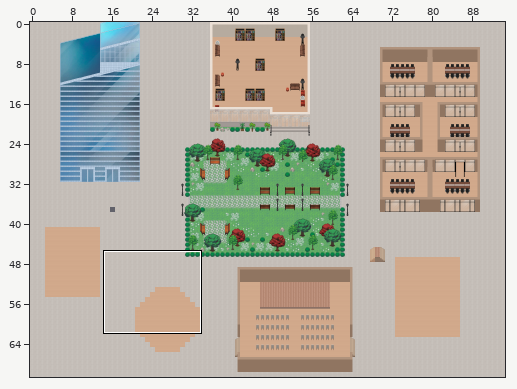
Tiled map (JSON): v1-wa-st-gobain.tmj. Above, an overview of the earlier version with the close-up marked.
Close-up. Before the commit:
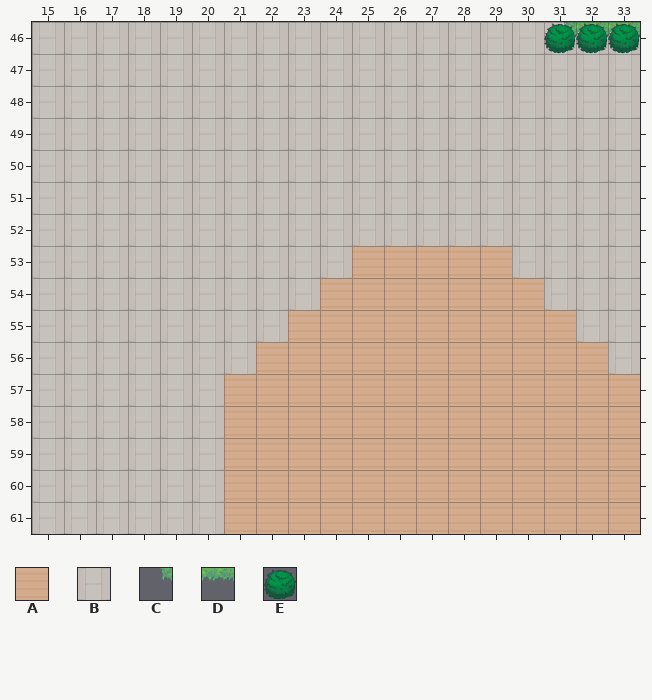
Cells are 32x32 px. Shown: x 15..33, y 46..61. The commit also changed other parts of the map, which this record leaves out. Tiles whose own drawing changed are shown in their newer look in all pictures.
Key: from "TEST_AssetVillage": A 128, B 196, C 834, D 835, E 1540.
_ is an empty cell.
Layers that did not change in this view are not listed.
Layer "floor/floor1" before, first column x 15:
46 BBBBBBBBBBBBBBBBBBB
47 BBBBBBBBBBBBBBBBBBB
48 BBBBBBBBBBBBBBBBBBB
49 BBBBBBBBBBBBBBBBBBB
50 BBBBBBBBBBBBBBBBBBB
51 BBBBBBBBBBBBBBBBBBB
52 BBBBBBBBBBBBBBBBBBB
53 BBBBBBBBBBAAAAABBBB
54 BBBBBBBBBAAAAAAABBB
55 BBBBBBBBAAAAAAAAABB
56 BBBBBBBAAAAAAAAAAAB
57 BBBBBBAAAAAAAAAAAAA
58 BBBBBBAAAAAAAAAAAAA
59 BBBBBBAAAAAAAAAAAAA
60 BBBBBBAAAAAAAAAAAAA
61 BBBBBBAAAAAAAAAAAAA
After the commit:
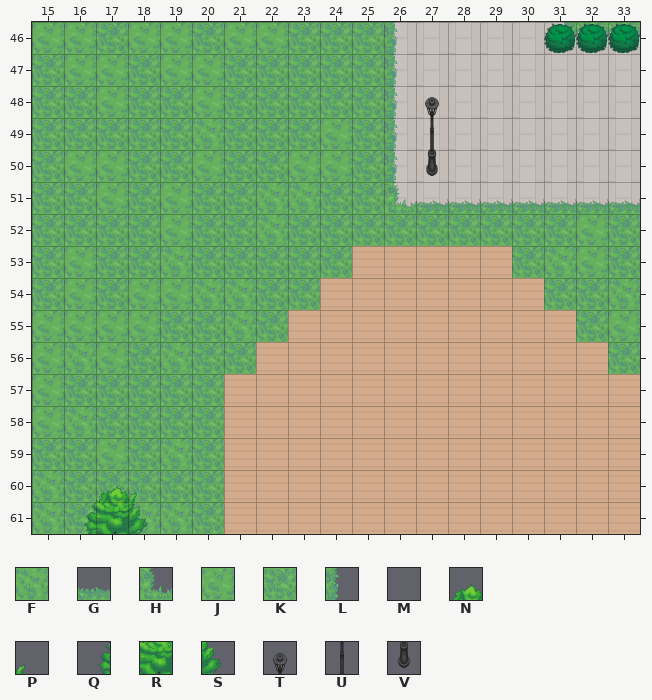
Further tiles: from "TEST_AssetVillage": F 705, G 707, H 710, J 769, K 771, L 772, M 963, N 964, P 965, Q 1027, R 1028, S 1029, T 2050, U 2114, V 2178.
Tiles of an added or newly shown layer are drawn over the layers below it.
From old to new:
Layer "floor/floor1":
y 46: x 15..25 BBBBBBBBBBB -> JJKJJKJJKKK
y 47: x 15..25 BBBBBBBBBBB -> KJJKJJKKKKK
y 48: x 15..25 BBBBBBBBBBB -> KKJKKJKKKKK
y 49: x 15..25 BBBBBBBBBBB -> KKKKKFKKKJK
y 50: x 15..25 BBBBBBBBBBB -> KJJKKJKKJJK
y 51: x 15..25 BBBBBBBBBBB -> KKJKJKKFFKK
y 52: x 15..33 BBBBBBBBBBBBBBBBBBB -> KKKKJKKFKKKKKKKKKJK
y 53: x 15..24 BBBBBBBBBB -> KJKKFKKKKK; x 30..33 BBBB -> KFJK
y 54: x 15..23 BBBBBBBBB -> KJKJJFFKK; x 31..33 BBB -> KKF
y 55: x 15..22 BBBBBBBB -> JJJJKKFK; x 32..33 BB -> KJ
y 56: x 15..21 BBBBBBB -> JFJKFKK; x 33 B -> K
y 57: x 15..20 BBBBBB -> JKKKKK
y 58: x 15..20 BBBBBB -> JFKKKK
y 59: x 15..20 BBBBBB -> KKJKFK
y 60: x 15..20 BBBBBB -> FKKKKK
y 61: x 15..20 BBBBBB -> FKFFFK
Layer "floor/floor2":
y 46..50: x 26 _ -> L
y 51: x 26..33 ________ -> HGGGGGGG
Layer "furniture/furniture1":
y 50: x 27 _ -> V
y 60: x 16..18 ___ -> MNP
y 61: x 16..18 ___ -> QRS
Layer "above/above 1" (added):
y 48: x 27 _ -> T
y 49: x 27 _ -> U
